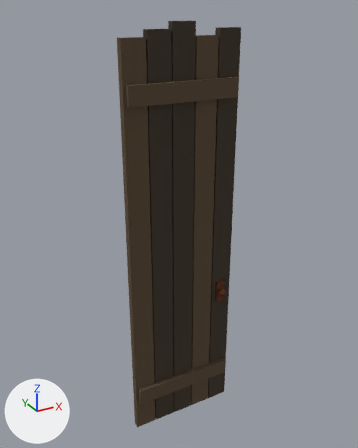
An edit to the FBX model DuelAcademyIsland/SourceAssets/Meshes/Doors/SM_Door_abandoned_80x280.fbx, drawn before and after from the same camera.
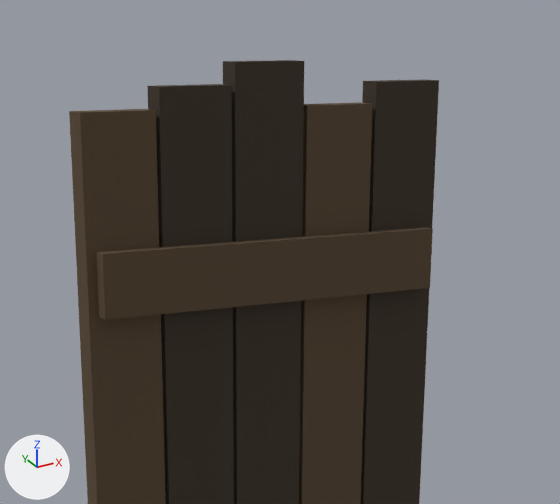
Old and new are each drawn whole from a camera (50 mm lens) standing at (-1.07, -2.64, 2.91) and looking at (0.42, 0.06, 1.56) and again close up on the part from 26% to 79% of the width and 0% to 38% of the height. The lights are fixed; the arrows at lower left show +X, +Y and +Z. The last two pictures show the newer version. Vertices at exactly the same position are counted once.

Names of what the first close-up shows: 'SM_Door_abandoned_80x280'.
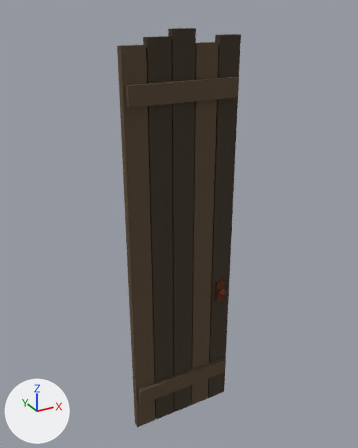
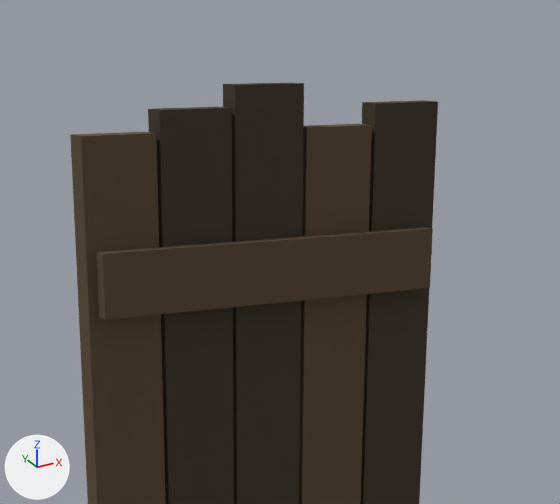
What changed in the scene script:
```text
Change me_sm_door_abandoned_80x280:
    used by ob_sm_door_abandoned_80x280; location = (0.0, 0.0, 0.0)
    remove me_sm_door_abandoned_80x280.from_pydata(...)  # 208 vertices, 168 faces; spans x 0.01..0.79, y -0.09..0.11, z 0.0..2.83
    add me_sm_door_abandoned_80x280.from_pydata(...)  # 208 vertices, 168 faces; spans x 0.01..0.79, y -0.09..0.11, z 0.0..2.79
    me_sm_door_abandoned_80x280 part 1: all 20 vertices in x 0.01..0.79, y -0.03..0.03, z 2.75..2.83 are moved by (0.0, 0.0, -0.04)
```

Where the change shows, as pixel boxes (x1, y1, x2, y2) in the close-ups (560 x 504 px):
'SM_Door_abandoned_80x280', reshaped: before (69, 60, 439, 504); after (70, 83, 438, 504)
